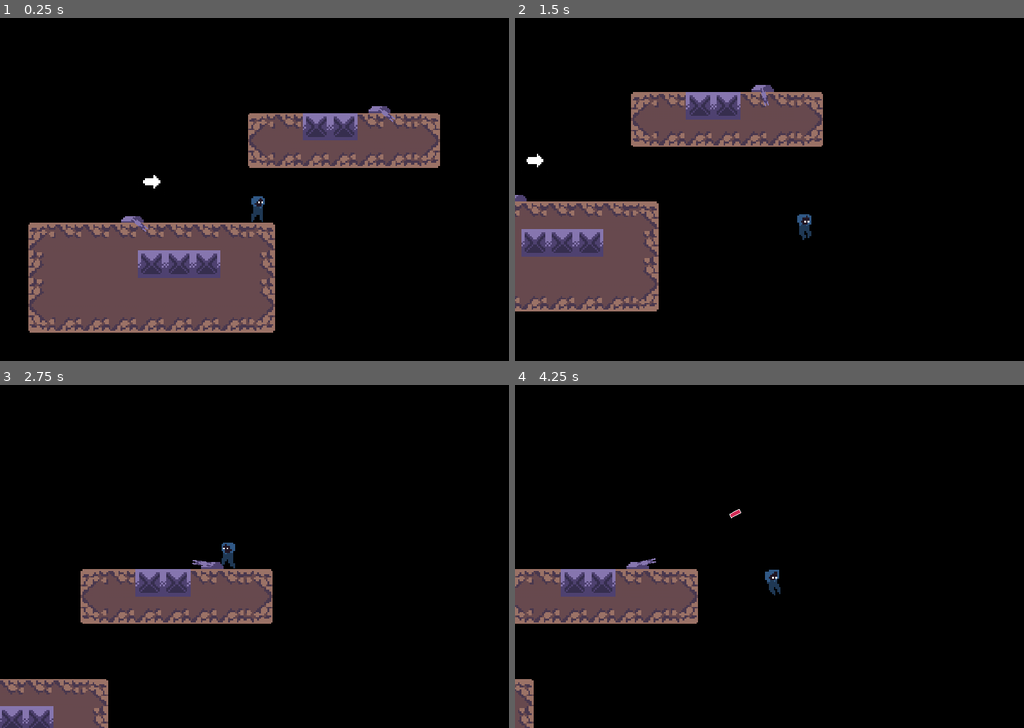
Above: before the commit, frames 1-4 (two rows, left to right).
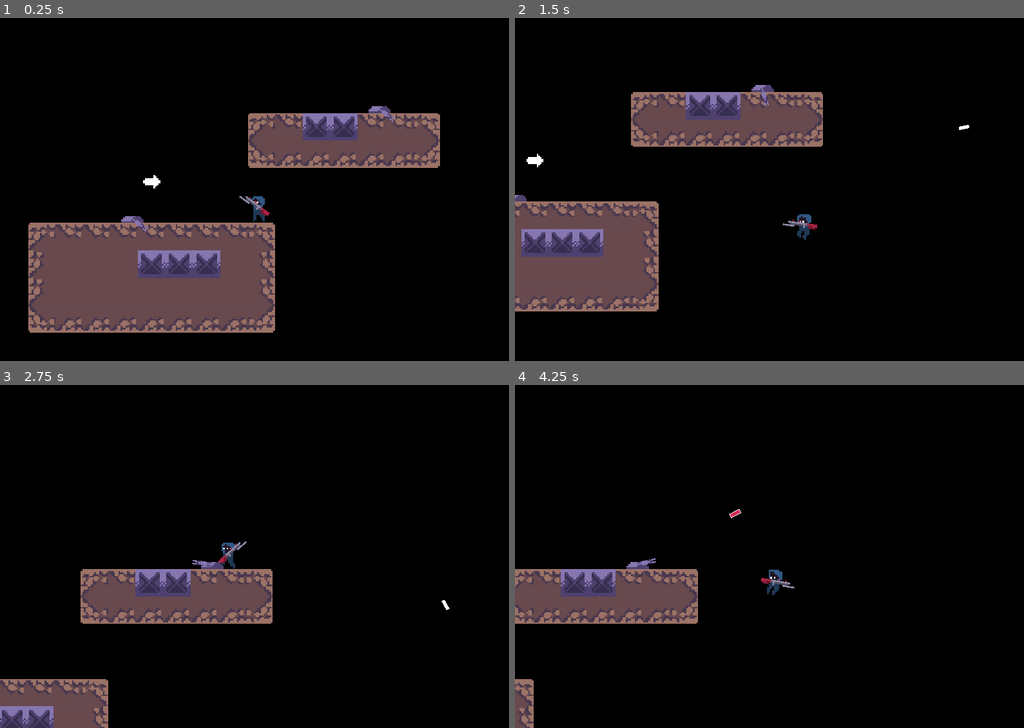
Above: after the commit, the same moments.

Repository: Wiper-GameDev/Aeroblaster
Game: Godot game, scene res://src/Game/Game.tscn
Same seed, same stepped clock (60 frames per second), same inputs: the game is played once before the commit and once after it.
Inputs (mouse positions are in pixels of both pictures, inside the frame that each line leads up to):
- Up to frame 1 (0.25 s): no input
- Up to frame 2 (1.5 s): move the mouse to (886, 172) at 0.52 s; hold Right (move_right) from 0.53 s (still down); click (886, 172) at 0.6 s; tap W (jump) at 0.77, 0.8, 1.07, 1.35 s; move the mouse to (667, 206) at 1.27 s
- Up to frame 3 (2.75 s): tap W (jump) at 1.52, 1.82, 2.3 s; click (152, 573) at 1.55 s; move the mouse to (310, 481) at 2.02 s; release Right (move_right) at 2.03 s; hold Left (move_left) from 2.03 s (still down); click (310, 481) at 2.1 s
- Up to frame 4 (4.25 s): move the mouse to (749, 625) at 2.77 s; release Left (move_left) at 2.78 s; hold Right (move_right) from 2.78 s (still down); click (749, 625) at 2.85 s; tap W (jump) at 3.02, 3.32, 3.6, 3.77, 4.07 s; move the mouse to (927, 607) at 3.52 s

The runs differ from the first frame. In frame 1, 0.1% of the frame differs, in the area x 46-54%, y 51-60%; in frame 2, 0.2%; in frame 3, 0.1%; in frame 4, 0.2%, in the area x 48-55%, y 54-62%.

Commit message:
More Work

Diff:
--- a/project.godot
+++ b/project.godot
@@ -63,6 +63,11 @@
 , Object(InputEventKey,"resource_local_to_scene":false,"resource_name":"","device":0,"alt":false,"shift":false,"control":false,"meta":false,"command":false,"pressed":false,"scancode":32,"unicode":0,"echo":false,"script":null)
  ]
 }
+shot={
+"deadzone": 0.5,
+"events": [ Object(InputEventMouseButton,"resource_local_to_scene":false,"resource_name":"","device":0,"alt":false,"shift":false,"control":false,"meta":false,"command":false,"button_mask":0,"position":Vector2( 0, 0 ),"global_position":Vector2( 0, 0 ),"factor":1.0,"button_index":1,"pressed":false,"doubleclick":false,"script":null)
+ ]
+}
 
 [physics]
 
--- /dev/null
+++ b/src/Entities/Player/Gun/Bullet/Bullet.gd
@@ -0,0 +1,6 @@
+extends Area2D
+
+export var BULLET_SPEED  := 600.0
+
+func _process(delta: float) -> void:
+	position += Vector2(1, 0).rotated(deg2rad(rotation_degrees)) * BULLET_SPEED * delta
--- /dev/null
+++ b/src/Entities/Player/Gun/Bullet/Bullet.tscn
@@ -0,0 +1,21 @@
+[gd_scene load_steps=3 format=2]
+
+[ext_resource path="res://src/Entities/Player/Gun/Bullet/Bullet.gd" type="Script" id=1]
+
+[sub_resource type="RectangleShape2D" id=1]
+extents = Vector2( 9, 3 )
+
+[node name="Bullet" type="Area2D"]
+script = ExtResource( 1 )
+
+[node name="ColorRect" type="ColorRect" parent="."]
+margin_left = -9.0
+margin_top = -3.0
+margin_right = 9.0
+margin_bottom = 3.0
+__meta__ = {
+"_edit_use_anchors_": false
+}
+
+[node name="CollisionShape2D" type="CollisionShape2D" parent="."]
+shape = SubResource( 1 )
--- /dev/null
+++ b/src/Entities/Player/Gun/Gun.gd
@@ -0,0 +1,51 @@
+extends Node2D
+
+### Variables
+var can_shot: bool = true
+
+var BULLET = preload("res://src/Entities/Player/Gun/Bullet/Bullet.tscn")
+
+
+func calculate_rotation_degrees(
+	pos_1: Vector2,
+	pos_2: Vector2
+) -> float:
+	var rot = atan2(pos_1.y - pos_2.y, pos_1.x -  pos_2.x) * 180 / PI
+
+	#if rot < 0:
+	#	rot += 360
+
+	return rot
+
+func _process(delta: float) -> void:
+	$Area2D.rotation_degrees = calculate_rotation_degrees(
+		get_global_mouse_position(), global_position
+	)
+
+	# Flipping Gun
+	$Area2D/Sprite.flip_v = global_position.x > get_global_mouse_position().x
+
+	# Handling Events
+	if Input.is_action_just_pressed("shot"):
+		shot()
+
+
+func shot() -> void:
+	if not can_shot:
+		return
+
+	can_shot = false
+	$ShotTimer.start()
+	var bullet = BULLET.instance()
+	get_tree().get_root().add_child( bullet)
+	var angle := calculate_rotation_degrees($Area2D/GunPosition2.global_position, $Area2D/GunPosition.global_position)
+	bullet.global_position = $Area2D/GunPosition.global_position
+	bullet.rotation_degrees = angle
+	bullet.add_to_group("player_bullets")
+
+
+
+
+
+func _on_ShotTimer_timeout() -> void:
+	can_shot = true
--- /dev/null
+++ b/src/Entities/Player/Gun/Gun.tscn
@@ -0,0 +1,37 @@
+[gd_scene load_steps=4 format=2]
+
+[ext_resource path="res://assets/images/gun.png" type="Texture" id=1]
+[ext_resource path="res://src/Entities/Player/Gun/Gun.gd" type="Script" id=2]
+
+[sub_resource type="RectangleShape2D" id=1]
+extents = Vector2( 30, 8 )
+
+[node name="Gun" type="Node2D"]
+script = ExtResource( 2 )
+
+[node name="Area2D" type="Area2D" parent="."]
+position = Vector2( 0, -1.19209e-07 )
+monitoring = false
+monitorable = false
+
+[node name="Sprite" type="Sprite" parent="Area2D"]
+position = Vector2( 0, -5 )
+scale = Vector2( 3, 3 )
+texture = ExtResource( 1 )
+offset = Vector2( -2, 2 )
+
+[node name="GunPosition" type="Position2D" parent="Area2D"]
+position = Vector2( 29, 1.19209e-07 )
+
+[node name="GunPosition2" type="Position2D" parent="Area2D"]
+position = Vector2( 72, 1.19209e-07 )
+
+[node name="CollisionShape2D" type="CollisionShape2D" parent="Area2D"]
+position = Vector2( 8, 0 )
+shape = SubResource( 1 )
+
+[node name="ShotTimer" type="Timer" parent="."]
+wait_time = 0.4
+one_shot = true
+
+[connection signal="timeout" from="ShotTimer" to="." method="_on_ShotTimer_timeout"]
--- a/src/Entities/Player/Player.gd
+++ b/src/Entities/Player/Player.gd
@@ -64,14 +64,15 @@
 	"""
 	Set sprite flip according to direction
 	"""
-	$AnimatedSprite.flip_h = $AnimatedSprite.flip_h if direction.x == 0 else direction.x < 0
+	# $AnimatedSprite.flip_h = $AnimatedSprite.flip_h if direction.x == 0 else direction.x < 0
+	$AnimatedSprite.flip_h = get_viewport().get_mouse_position().x < global_position.x
 
 
-func set_animation(anim: String) -> void:
+func set_animation(anim: String, backwards: bool = false) -> void:
 	if $AnimatedSprite.animation == anim:
 		return
 
-	$AnimatedSprite.play(anim)
+	$AnimatedSprite.play(anim, backwards)
 
 func change_animation(direction: Vector2) -> void:
 	if is_on_floor():
--- a/src/Entities/Player/Player.tscn
+++ b/src/Entities/Player/Player.tscn
@@ -15,6 +15,7 @@
 [ext_resource path="res://assets/images/entities/player/jump/jump_0.png" type="Texture" id=13]
 [ext_resource path="res://assets/images/entities/player/run/run_0.png" type="Texture" id=14]
 [ext_resource path="res://src/Entities/Player/Player.gd" type="Script" id=15]
+[ext_resource path="res://src/Entities/Player/Gun/Gun.tscn" type="PackedScene" id=16]
 
 [sub_resource type="SpriteFrames" id=1]
 animations = [ {
@@ -57,3 +58,5 @@
 [node name="Camera2D" type="Camera2D" parent="."]
 current = true
 smoothing_enabled = true
+
+[node name="Gun" parent="." instance=ExtResource( 16 )]
--- a/src/Entities/Turret/Turret.gd
+++ b/src/Entities/Turret/Turret.gd
@@ -25,7 +25,12 @@
 	player_pos: Vector2,
 	turret_pos: Vector2
 ) -> float:
-	return atan2(player_pos.y - turret_pos.y, player_pos.x -  turret_pos.x) * 180 / PI
+	var rot = atan2(player_pos.y - turret_pos.y, player_pos.x -  turret_pos.x) * 180 / PI
+
+	if rot < 0:
+		rot += 360
+
+	return rot
 
 func set_player_position(pos: Vector2) -> void:
 	player_pos = pos
@@ -33,8 +38,6 @@
 
 func smooth_barrel_rotation() -> void:
 	var angle := calculate_rotation_degrees(player_pos, position)
-	if angle < 0:
-		angle += 360
 	if $Barrel.rotation_degrees > angle:
 		$Barrel.rotation_degrees -= ROTATION_SPEED * get_process_delta_time()
 	elif $Barrel.rotation_degrees < angle:
@@ -62,5 +65,4 @@
 
 
 func _on_VisibilityNotifier2D_screen_exited() -> void:
-	print("Exited")
 	enable_disable_processing()
Not shown: 1 places in src/Entities/Player/Player.tscn that only renumber resources
